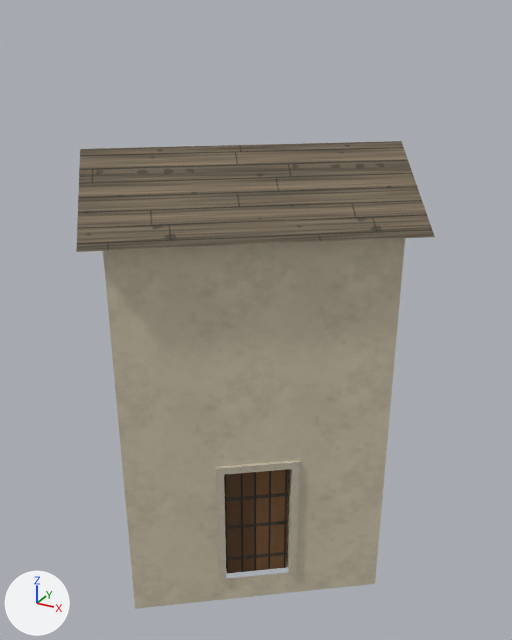
An edit to the glTF model world/bridgehollow__dyers_walk_local/export/models/buildings/bld_house_090.glb, drawn before and after from the same camera.
Camera for both pictures: a 50 mm lens placed at (5.24, -9.21, 9.21), pointed at (0.12, 0.11, 4.55). The lights are fixed; the arrows at lower left show +X, +Y and +Z. The first picture is the older version. Vertices at exactly the same position are counted once.

Objects in the first picture: 'bld_house_090', 'bld_house_090_door1', 'bld_house_090_roof', 'bld_house_090_shell_f1'.
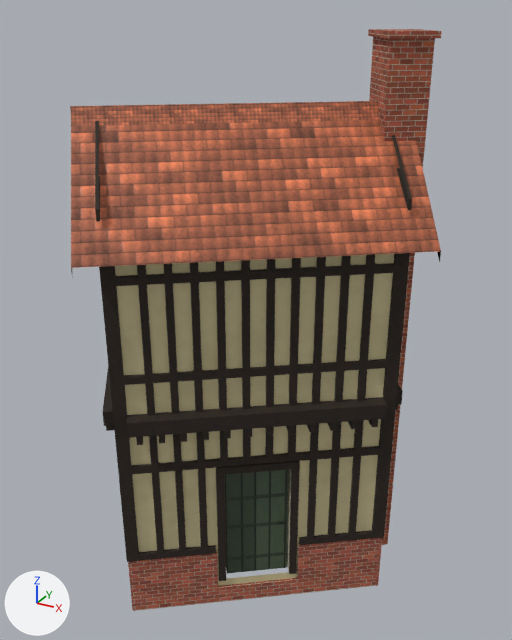
Where the change shows, as pixel boxes (x1, y1, x2, y2) in the pictures (512 x 640 px):
'bld_house_090_roof', reshaped (362% taller)
    before: (76, 141, 435, 252)
    after: (70, 29, 442, 545)
'bld_house_090_shell_f1', reshaped
    before: (103, 238, 405, 430)
    after: (99, 253, 410, 438)
'bld_house_090', reshaped (8% wider)
    before: (119, 410, 390, 609)
    after: (106, 405, 398, 611)
part 1 of me_bld_house_090, added
    after: (106, 405, 398, 611)
part 2 of me_bld_house_090, recoloured
    before: (119, 410, 390, 609)
    after: (129, 419, 381, 586)
part 3 of me_bld_house_090, recoloured (grey to black)
    both: (216, 460, 300, 581)
part 4 of me_bld_house_090_shell_f1, added
    after: (99, 253, 410, 438)
part 5 of me_bld_house_090_shell_f1, recoloured
    before: (103, 238, 405, 430)
    after: (115, 254, 394, 415)

Edits to the bpy script that builds the scene:
```text
Add mat_mat_s_plaster_dacd9f:
    mat_mat_s_plaster_dacd9f = bpy.data.materials.new('mat_s_plaster_dacd9f')
    # uses the picture img_mat_s_plaster_dacd9f
    # uses the picture img_mat_s_plaster_dacd9f_n
Add mat_mat_s_beam_2a2018:
    mat_mat_s_beam_2a2018 = bpy.data.materials.new('mat_s_beam_2a2018')
    # uses the picture img_mat_s_beam_2a2018
    # uses the picture img_mat_s_beam_2a2018_n
Add mat_mat_s_brick_a0523a:
    mat_mat_s_brick_a0523a = bpy.data.materials.new('mat_s_brick_a0523a')
    # uses the picture img_mat_s_brick_a0523a
    # uses the picture img_mat_s_brick_a0523a_n
Add mat_mat_s_tint_red_tile_a35a3c:
    mat_mat_s_tint_red_tile_a35a3c = bpy.data.materials.new('mat_s_tint_red_tile_a35a3c')
    # uses the picture img_mat_s_tint_red_tile_a35a3c
    # uses the picture img_mat_s_tint_red_tile_a35a3c_mr
    # uses the picture img_mat_s_tint_red_tile_a35a3c_n
Add mat_mat_s_brick_a65540:
    mat_mat_s_brick_a65540 = bpy.data.materials.new('mat_s_brick_a65540')
    # uses the picture img_mat_s_brick_a65540
    # uses the picture img_mat_s_brick_a65540_n
Change me_bld_house_090:
    remove me_bld_house_090.from_pydata(...)  # 66 vertices, 74 faces; spans x -2.46..2.47, y -2.33..2.3, z 0.0..3.51
    add me_bld_house_090.from_pydata(...)  # 1054 vertices, 984 faces; spans x -2.55..2.56, y -2.41..2.39, z 0.0..3.51
    me_bld_house_090 part 1: 988 vertices added at x -2.55..2.56, y -2.41..2.39, z 0.0..3.51
    me_bld_house_090 part 2: 14 faces spanning x -2.46..2.47, y -2.33..2.3, z 0.0..3.51 switch from mat_mat_plaster to mat_mat_s_plaster_dacd9f
    me_bld_house_090 part 3: 21 faces spanning x 0.29..1.37, y -1.52..-0.7, z 0.46..2.71 switch from mat_mat_trim to mat_mat_s_beam_2a2018
    add me_bld_house_090.materials.append(mat_mat_s_brick_a65540)
Change me_bld_house_090_shell_f1:
    remove me_bld_house_090_shell_f1.from_pydata(...)  # 36 vertices, 44 faces; spans x -2.46..2.47, y -2.33..2.3, z 3.51..6.55
    add me_bld_house_090_shell_f1.from_pydata(...)  # 1160 vertices, 952 faces; spans x -2.57..2.57, y -2.43..2.41, z 3.51..6.55
    me_bld_house_090_shell_f1 part 4: 1124 vertices added at x -2.57..2.57, y -2.43..2.41, z 3.51..6.55
    me_bld_house_090_shell_f1 part 5: 24 faces spanning x -2.46..2.47, y -2.33..2.3, z 3.51..6.55 switch from mat_mat_plaster to mat_mat_s_plaster_dacd9f
    add me_bld_house_090_shell_f1.materials.append(mat_mat_s_beam_2a2018)
Change me_bld_house_090_roof:
    remove me_bld_house_090_roof.from_pydata(...)  # 52 vertices, 50 faces; spans x -2.9..2.9, y -2.75..2.75, z 6.19..7.37
    add me_bld_house_090_roof.from_pydata(...)  # 198 vertices, 222 faces; spans x -3.01..3.01, y -2.86..2.86, z 0.0..8.92
    me_bld_house_090_roof part 6: 1 vertex moved from x 0.91, y 2.75, z 6.37 to x 0.93, y 2.86, z 6.19; 7 vertices removed from x -2.9..2.9, y -2.75..1.42, z 6.37..7.37; 153 vertices added at x -3.01..3.01, y -2.86..2.86, z 0.0..8.92
    remove me_bld_house_090_roof.materials.append(mat_mat_plaster)
    remove me_bld_house_090_roof.materials.append(mat_mat_timber_roof)
    add me_bld_house_090_roof.materials.append(mat_mat_s_beam_2a2018)
    add me_bld_house_090_roof.materials.append(mat_mat_s_brick_a0523a)
    add me_bld_house_090_roof.materials.append(mat_mat_s_plaster_dacd9f)
    add me_bld_house_090_roof.materials.append(mat_mat_s_tint_red_tile_a35a3c)
```
